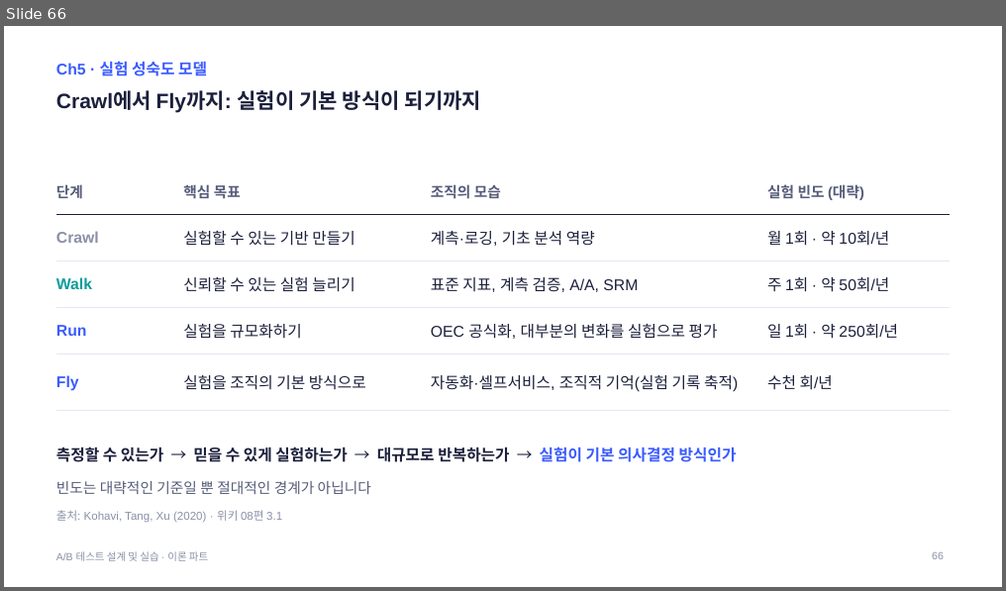
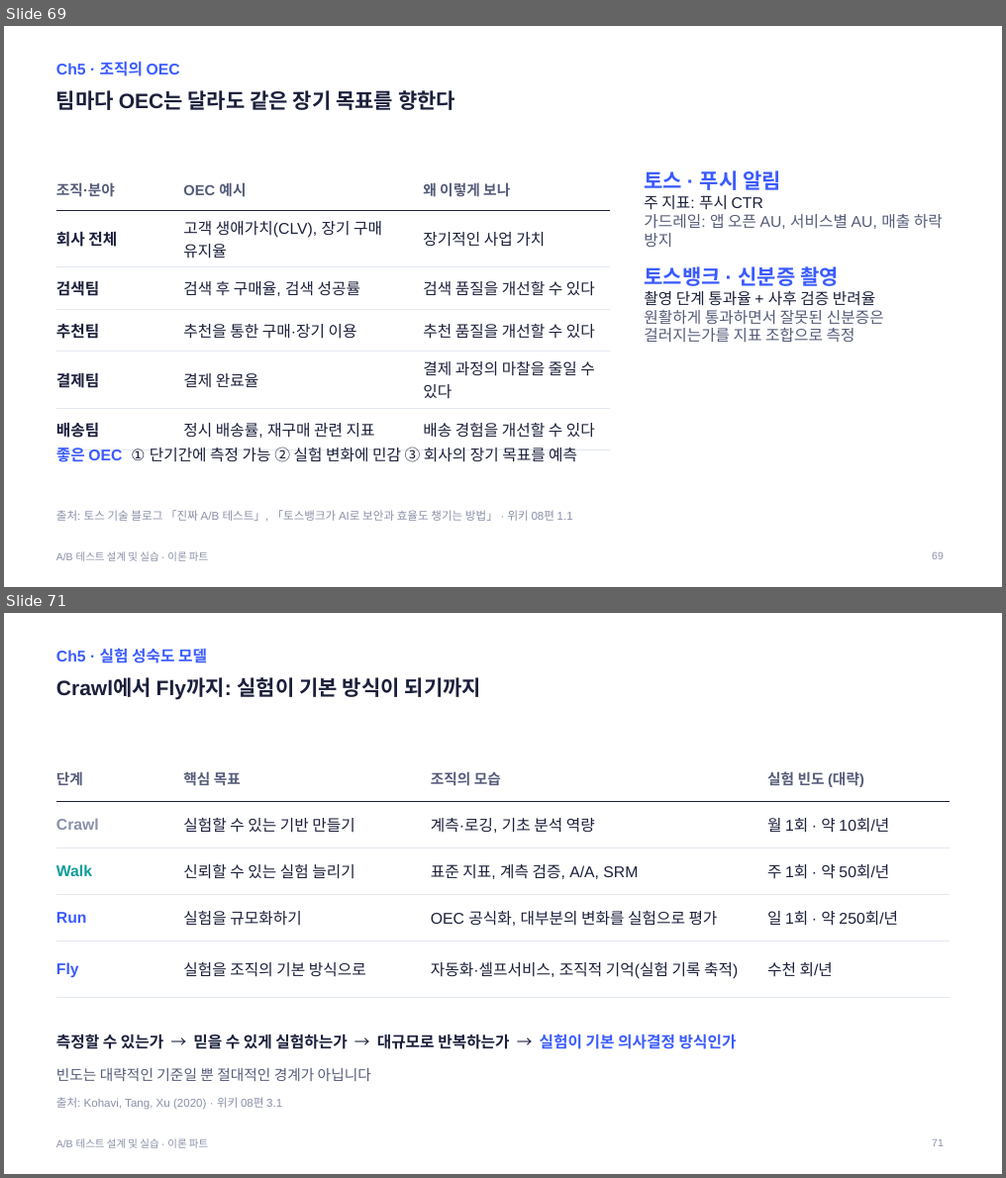
Before and after one commit to kkamret/quickmart-lab-rats, a slide deck: docs/lecture/ab-testing-theory.pptx. Shown one above the other, each under a label of ours: slide 66 before the commit, slides 69 and 71 after it; the slides between them are not shown. The pictures are 1006x591 and 1006x1178 pixels, drawn with LibreOffice and Linux fonts; fonts in the diff are those of the drawing. Boxes give left, top, right and bottom in pixels: in the first picture for what was removed or moved away, otherwise in the second. Text is boxed around its words. In the diff, an @@ line names an element or a change of style, - is before the commit and + after.

Commit message:
docs: 이론 PPT에 위키 내용 전체 반영
- 시간 때문에 뺐던 NSM vs OEC, Secondary vs Driver 슬라이드 복원
- 세션 단위, 팀별 OEC와 토스 사례, 애자일·린 스타트업 슬라이드 추가
- 가이드 덱 제작 기록 갱신

Refs #10

```diff
--- a/docs/lecture/ab-testing-theory.pptx
+++ b/docs/lecture/ab-testing-theory.pptx
@@ slide 69 added at (x1=4, y1=26, x2=1002, y2=587), background #FFFFFF; not listed: 1 template element that a slide beside it also shows @@
@@ text added at (x1=56, y1=62, x2=180, y2=76), 15 pt, text #3A5BFF, bold @@
+Ch5 · 조직의 OEC
@@ title added at (x1=56, y1=90, x2=455, y2=110), 20 pt, text #1B1F3B, bold @@
+팀마다 OEC는 달라도 같은 장기 목표를 향한다
@@ table added at (x1=56, y1=169, x2=611, y2=442), 6 rows, 3 columns @@
+조직·분야 | OEC 예시 | 왜 이렇게 보나
+회사 전체 | 고객 생애가치(CLV), 장기 구매 유지율 | 장기적인 사업 가치
+검색팀 | 검색 후 구매율, 검색 성공률 | 검색 품질을 개선할 수 있다
+추천팀 | 추천을 통한 구매·장기 이용 | 추천 품질을 개선할 수 있다
+결제팀 | 결제 완료율 | 결제 과정의 마찰을 줄일 수 있다
+배송팀 | 정시 배송률, 재구매 관련 지표 | 배송 경험을 개선할 수 있다
@@ text added at (x1=644, y1=171, x2=943, y2=343), 15 pt, text #555C7A @@
+토스 · 푸시 알림
+주 지표: 푸시 CTR
+가드레일: 앱 오픈 AU, 서비스별 AU, 매출 하락 방지
+토스뱅크 · 신분증 촬영
+촬영 단계 통과율 + 사후 검증 반려율
+원활하게 통과하면서 잘못된 신분증은 걸러지는가를 지표 조합으로 측정
@@ text added at (x1=56, y1=447, x2=577, y2=463), 15 pt, text #1B1F3B @@
+좋은 OEC ① 단기간에 측정 가능 ② 실험 변화에 민감 ③ 회사의 장기 목표를 예측
@@ text added at (x1=56, y1=510, x2=573, y2=521), 11 pt, text #8A90A8 @@
+출처: 토스 기술 블로그 「진짜 A/B 테스트」, 「토스뱅크가 AI로 보안과 효율도 챙기는 방법」 · 위키 08편 1.1
@@ page number added at (x1=932, y1=553, x2=944, y2=560), 10 pt, text #8A90A8 @@
+69
@@ what was slide 66 is now slide 71 @@
@@ page number at (x1=932, y1=1140, x2=944, y2=1147): text changed @@
-66
+71
```
Also in this commit, not shown: 6 slides changed, 4 other slides added, 1 other file.
